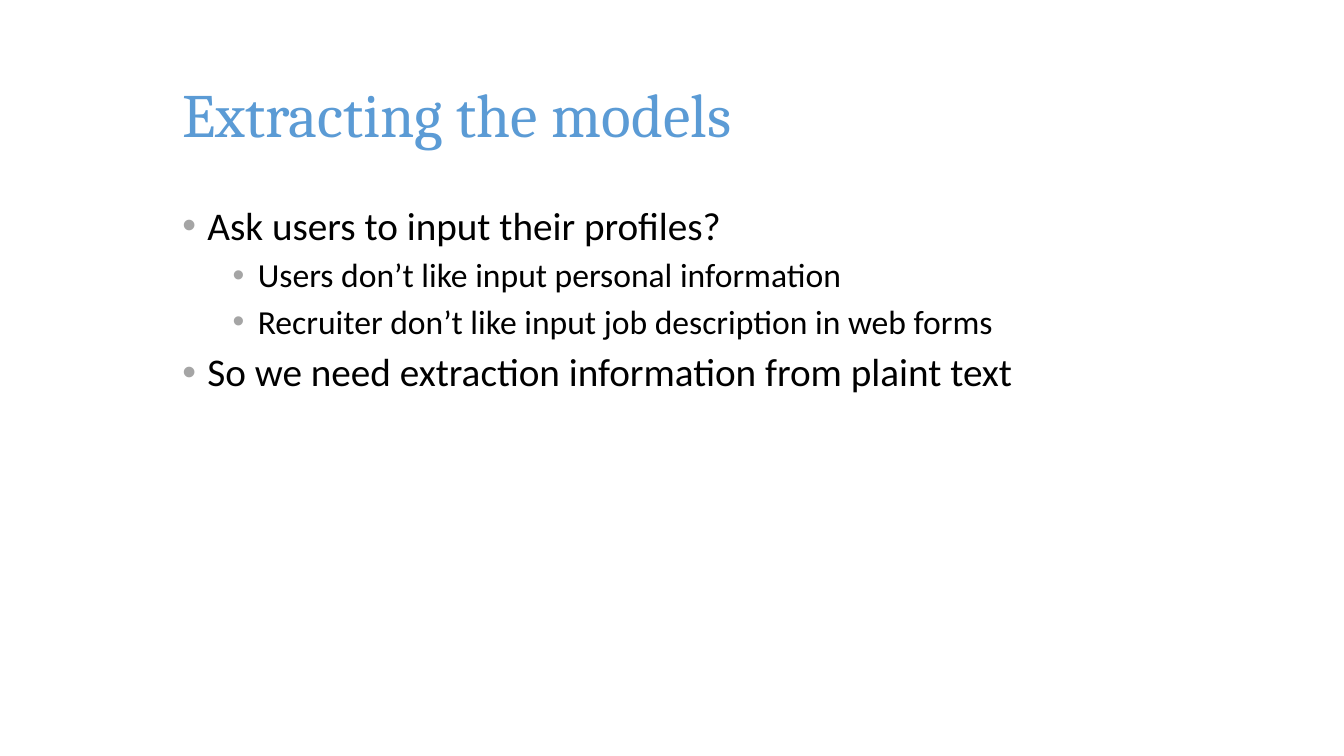
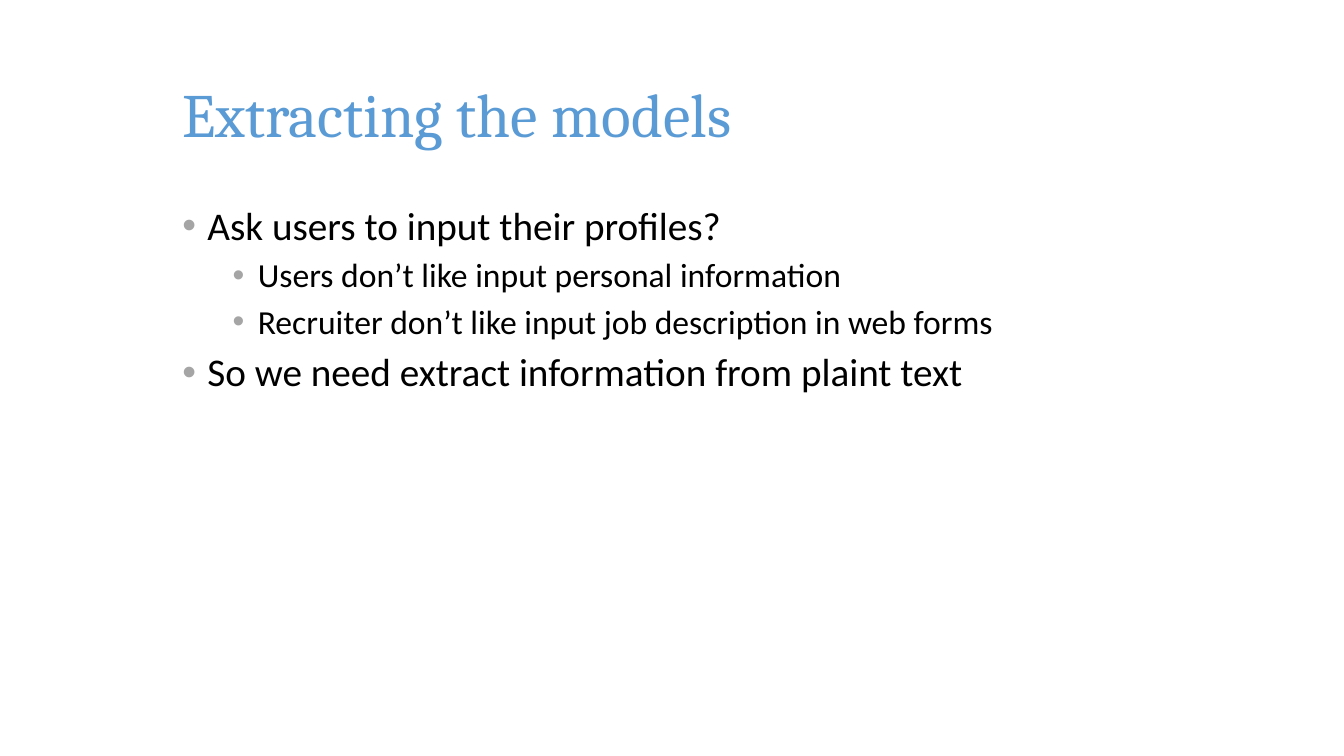
Before and after one commit to pkushiqiang/thesis, a slide deck: slide 16 of media/JobFinder.pptx (slide 15 before the commit). Drawn at 1344x756 pixels with LibreOffice and Linux fonts; fonts in the diff are those of the drawing; background and template pictures are left out. Boxes give left, top, right and bottom in pixels: in the first picture for what was removed or moved away, otherwise in the second. Text is boxed around its words. In the diff, an @@ line names an element or a change of style, - is before the commit and + after.

```diff
--- a/media/JobFinder.pptx
+++ b/media/JobFinder.pptx
@@ text at (207, 358, 962, 393): text changed @@
-• So we need extraction information from plaint text
+• So we need extract information from plaint text
```
Also in this commit, not shown: 23 other slides changed, 6 slides added, 1 slide removed.
